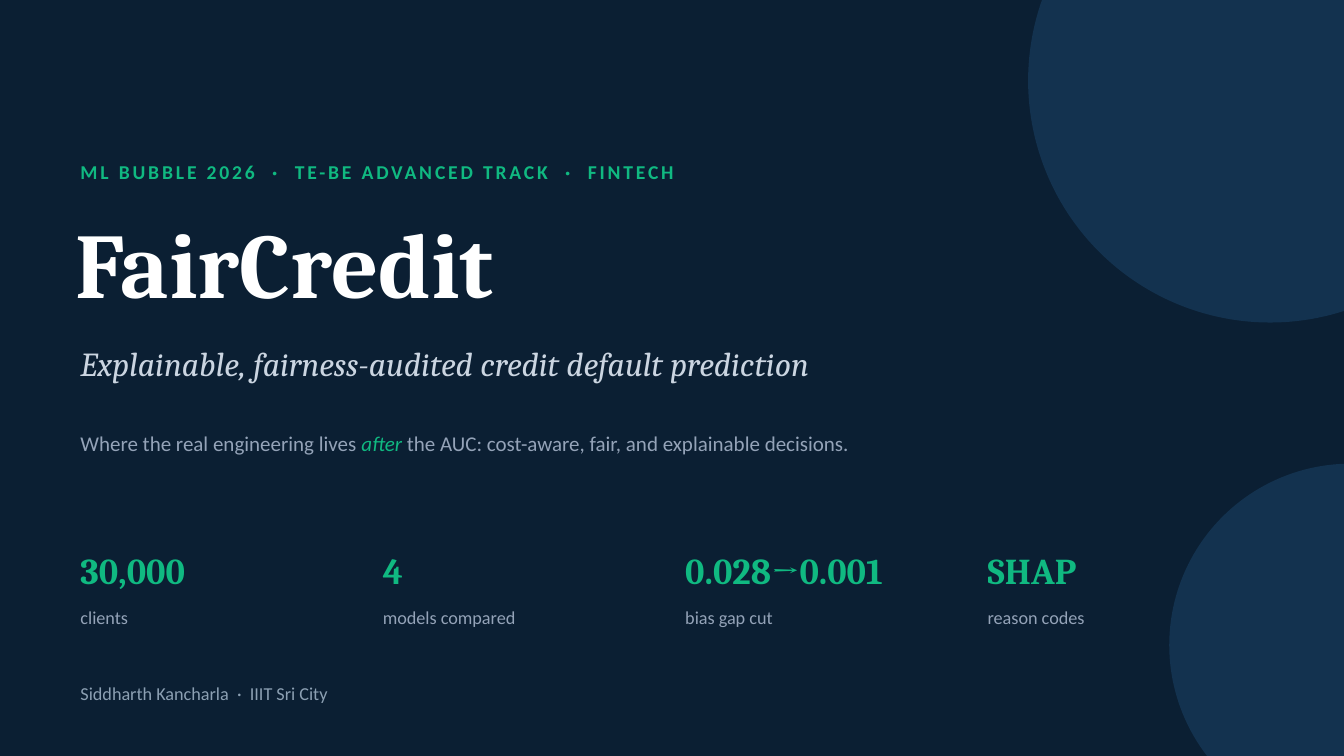
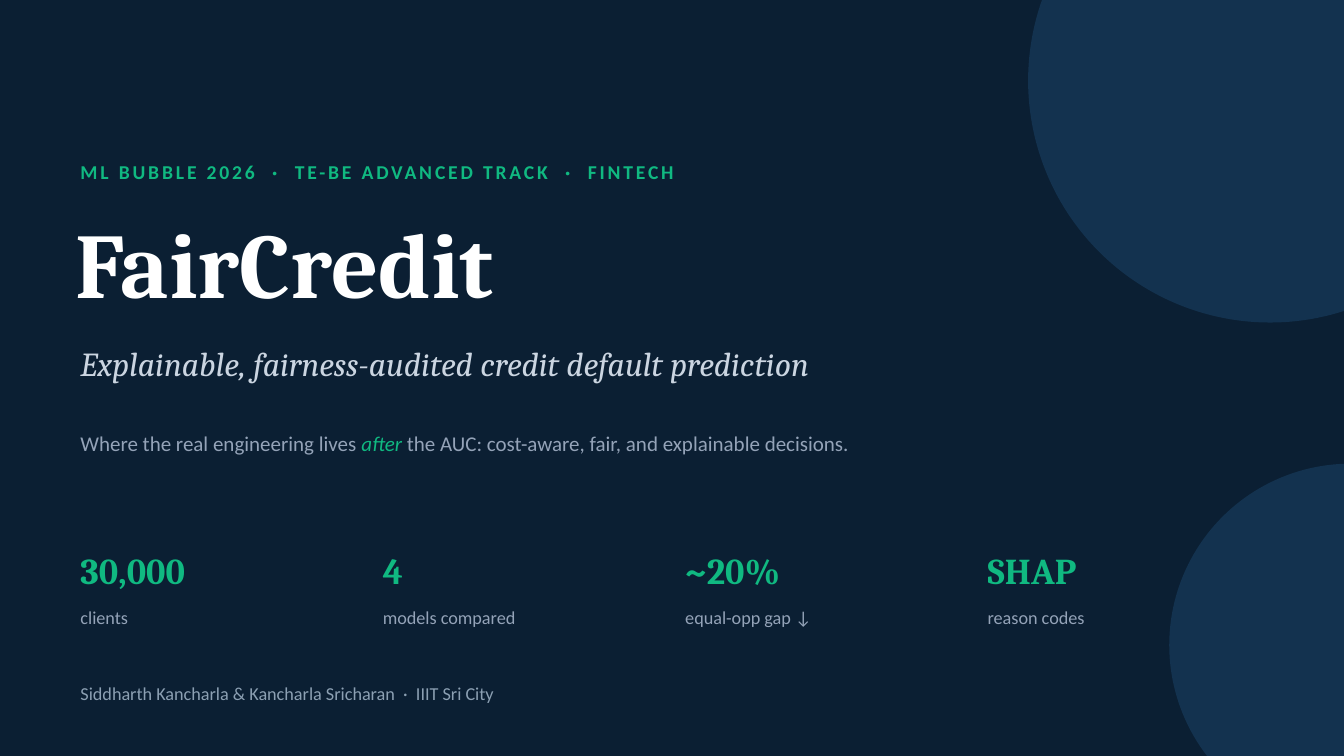
Before and after one commit to Sricharan7989/ML-Bubble-2026, a slide deck: slide 1 of FairCredit_ML_Bubble_2026.pptx. Drawn at 1344x756 pixels with LibreOffice and Linux fonts; fonts in the diff are those of the drawing. Boxes give left, top, right and bottom in pixels: in the first picture for what was removed or moved away, otherwise in the second. Text is boxed around its words. In the diff, an @@ line names an element or a change of style, - is before the commit and + after.

```diff
--- a/FairCredit_ML_Bubble_2026.pptx
+++ b/FairCredit_ML_Bubble_2026.pptx
@@ text at bbox=[685, 559, 780, 585]: text changed @@
-0.028→0.001
+~20%
@@ text at bbox=[685, 611, 790, 627]: text changed @@
-bias gap cut
+equal-opp gap ↓
@@ text at bbox=[80, 687, 494, 703]: text changed @@
-Siddharth Kancharla · IIIT Sri City
+Siddharth Kancharla & Kancharla Sricharan · IIIT Sri City
```
Also in this commit, not shown: 6 other slides changed, 1 slide added, 1 slide removed, 2 other files.
